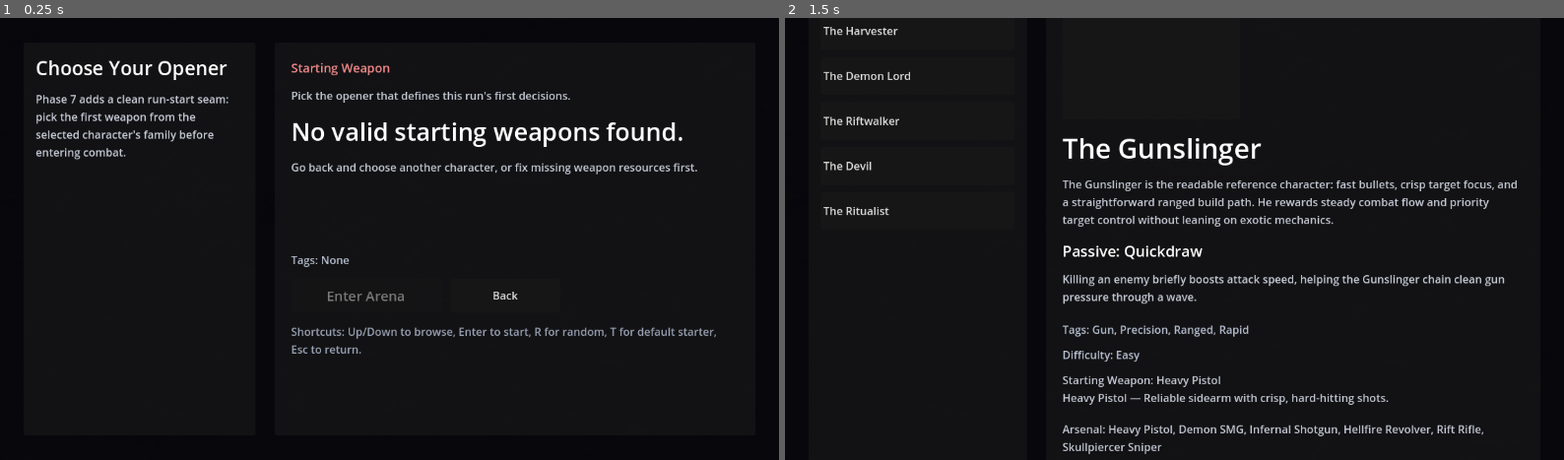
Above: before the commit, frames 1-2 (left to right).
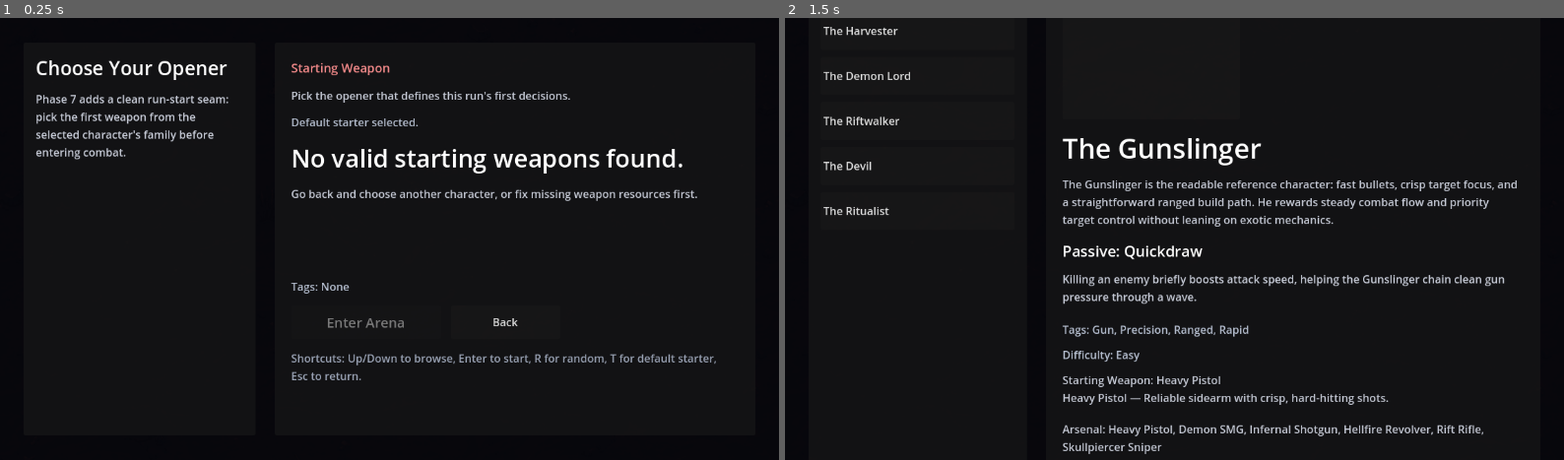
Above: after the commit, the same moments.

Repository: KevinRabbe/bullet-hell-roughe-lite
Game: Godot game, scene res://scenes/ui/StartingWeaponSelect.tscn
Two runs of this game, one before a commit and one after it. Both use one fixed random seed, a clock stepped at 60 frames per second and the inputs below. This scene is started directly instead of the project's main scene.
Inputs (mouse positions are in pixels of both pictures, inside the frame that each line leads up to):
- Up to frame 1 (0.25 s): no input
- Up to frame 2 (1.5 s): tap Enter at 0.5 s; move the mouse to (1345, 216) at 0.52 s; hold D (move_right) 0.53-1.25 s; hold C (cycle_character) 0.53-1.25 s; click (1345, 216) at 0.67 s; tap Space at 0.77 s; click "Back" at 1.25 s

The runs differ from the first frame. In frame 1, 4.4% of the frame differs, in the area x 37-92%, y 22-82%; in frame 2, nothing differs.

Commit message:
Remember starting weapon selection

Diff:
--- a/scenes/ui/StartingWeaponSelect.tscn
+++ b/scenes/ui/StartingWeaponSelect.tscn
@@ -116,6 +116,12 @@
 autowrap_mode = 3
 text = "Pick the opener that defines this run's first decisions."
 
+[node name="SelectionState" type="Label" parent="RootMargin/MainHBox/DetailPanel/DetailMargin/DetailVBox"]
+layout_mode = 2
+theme_override_colors/font_color = Color(0.75, 0.79, 0.86, 0.95)
+autowrap_mode = 3
+text = "Default starter selected."
+
 [node name="SelectedName" type="Label" parent="RootMargin/MainHBox/DetailPanel/DetailMargin/DetailVBox"]
 layout_mode = 2
 theme_override_font_sizes/font_size = 36
--- a/scripts/game/character_selection_runtime.gd
+++ b/scripts/game/character_selection_runtime.gd
@@ -450,7 +450,9 @@
 		"display_name": character_id,
 		"headline": "",
 		"weapon_options": [],
-		"character_entry": {}
+		"character_entry": {},
+		"selected_weapon_id": "",
+		"selection_source": "default_starter"
 	}
 	if data_registry == null or not data_registry.has_method("get_character"):
 		return state
@@ -470,14 +472,39 @@
 		return state
 	var family_weapon_ids: Array = family_weapon_ids_variant
 	var starting_weapon_ids := _normalize_string_array(character_data.get("starting_weapon_ids", []))
+	var remembered_weapon_id := _resolve_pending_starting_weapon_for_character(character_id)
+	if remembered_weapon_id != "":
+		state["selected_weapon_id"] = remembered_weapon_id
+		state["selection_source"] = "remembered_choice"
+	elif not starting_weapon_ids.is_empty():
+		state["selected_weapon_id"] = starting_weapon_ids[0]
 	var options: Array[Dictionary] = []
 	for weapon_id_variant in family_weapon_ids:
 		var weapon_id := str(weapon_id_variant)
 		if weapon_id == "":
 			continue
-		options.append(_build_weapon_option(data_registry, weapon_id, weapon_id in starting_weapon_ids))
+		var is_default_selected := false
+		if remembered_weapon_id != "":
+			is_default_selected = weapon_id == remembered_weapon_id
+		else:
+			is_default_selected = weapon_id in starting_weapon_ids
+		options.append(_build_weapon_option(data_registry, weapon_id, is_default_selected))
 	state["weapon_options"] = options
+	if remembered_weapon_id != "" and not _weapon_options_contain(options, remembered_weapon_id):
+		state["selected_weapon_id"] = ""
+		state["selection_source"] = "default_starter"
 	return state
+
+static func _resolve_pending_starting_weapon_for_character(character_id: String) -> String:
+	if str(pending_run_start_payload.get("character_id", "")) != character_id:
+		return ""
+	return str(pending_run_start_payload.get("starting_weapon_id", ""))
+
+static func _weapon_options_contain(options: Array[Dictionary], weapon_id: String) -> bool:
+	for option in options:
+		if str(option.get("id", "")) == weapon_id:
+			return true
+	return false
 
 static func _build_weapon_option(data_registry: Node, weapon_id: String, default_selected: bool) -> Dictionary:
 	var option := {
--- a/scripts/ui/starting_weapon_select_screen.gd
+++ b/scripts/ui/starting_weapon_select_screen.gd
@@ -6,6 +6,7 @@
 
 @onready var title_label: Label = $RootMargin/MainHBox/DetailPanel/DetailMargin/DetailVBox/Title
 @onready var headline_label: Label = $RootMargin/MainHBox/DetailPanel/DetailMargin/DetailVBox/Headline
+@onready var selection_state_label: Label = $RootMargin/MainHBox/DetailPanel/DetailMargin/DetailVBox/SelectionState
 @onready var weapon_list: VBoxContainer = $RootMargin/MainHBox/WeaponPanel/WeaponMargin/WeaponVBox/WeaponList
 @onready var selected_name_label: Label = $RootMargin/MainHBox/DetailPanel/DetailMargin/DetailVBox/SelectedName
 @onready var selected_description_label: Label = $RootMargin/MainHBox/DetailPanel/DetailMargin/DetailVBox/SelectedDescription
@@ -67,6 +68,11 @@
 	headline_label.text = "%s - choose the weapon that opens this run." % display_name
 	if family_count > 0:
 		headline_label.text = "%s\nFamily arsenal: %d weapons" % [headline_label.text, family_count]
+	var selection_source := str(selection_state.get("selection_source", "default_starter"))
+	if selection_state_label != null:
+		selection_state_label.text = "Default starter selected."
+		if selection_source == "remembered_choice":
+			selection_state_label.text = "Restored your previous weapon choice."
 	var options_variant: Variant = selection_state.get("weapon_options", [])
 	if options_variant is Array:
 		for option_variant in options_variant:
